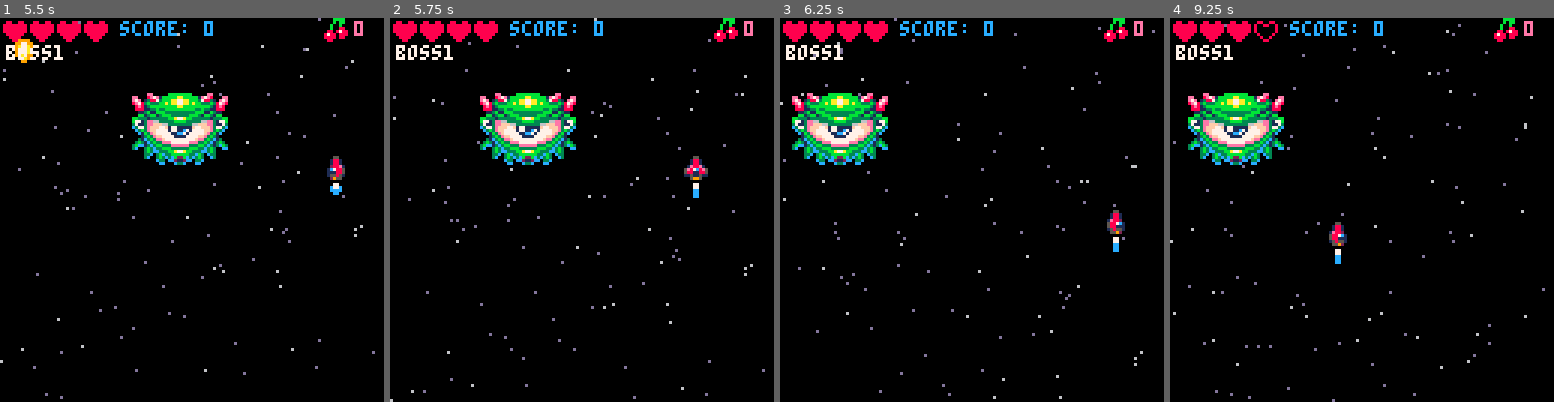
Above: before the commit, frames 1-4 (left to right).
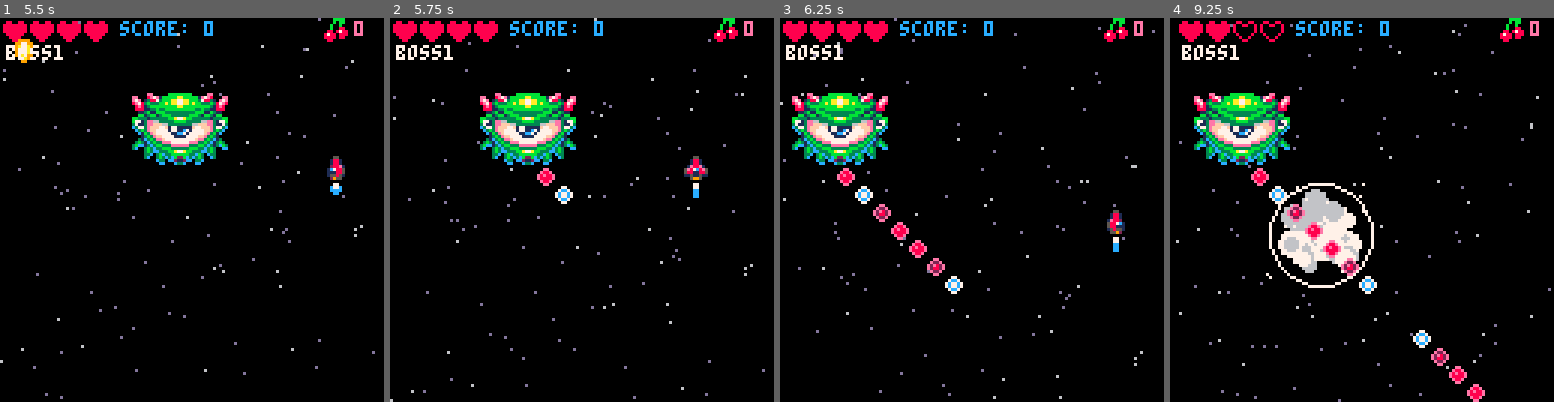
Above: after the commit, the same moments.

Repository: CRBroughton/pico-8-hero
Game: PICO-8 cartridge src/pico-8-hero.p8
The game is run twice, just before and just after one commit, with the same random seed, the same clock (stepped at 60 frames per second) and the same inputs.
Inputs:
- Up to frame 1 (5.5 s): tap X (X key) at 0.33, 1.07, 1.85, 2.97, 4.08, 5.2 s; tap O (Z key) at 0.7, 1.7, 2.1, 2.5, 2.9, 3.3, 3.7, 4.1, 4.5, 4.9, 5.3 s; hold Right 1.6-2.1 s; hold Up 2.15-2.42 s; hold Right 2.47-3.03 s; hold Left 3.08-3.58 s; hold Down 3.63-3.97 s; hold Right 4.02-4.68 s; hold Up 4.73-5.03 s; hold Left from 5.08 s (still down)
- Up to frame 2 (5.75 s): release Left at 5.68 s; tap O (Z key) at 5.7 s; hold Down from 5.73 s (still down)
- Up to frame 3 (6.25 s): release Down at 6.03 s; hold Right from 6.08 s (still down); tap O (Z key) at 6.1 s
- Up to frame 4 (9.25 s): tap X (X key) at 6.32, 7.43, 8.55 s; tap O (Z key) every 0.4 s from 6.5 to 8.9 s; release Right at 6.58 s; hold Right 6.63-7.13 s; hold Up 7.18-7.45 s; hold Right 7.5-8.07 s; hold Left 8.12-8.62 s; hold Down 8.67-9 s; hold Right from 9.05 s (still down)

Frame 1 is identical in both runs. In frame 2, 0.3% of the frame differs, in the area x 38-48%, y 39-49%; in frame 3, 1.0%; in frame 4, 11%, in the area x 0-100%, y 0-100%.

Commit message:
feat(boss): :sparkles: complete phase 1

Diff:
--- a/src/boss.lua
+++ b/src/boss.lua
@@ -10,6 +10,13 @@
         enemy.sx = speed
     end
     -- shooting
+    -- gaps
+    if gametime % 30 > 3 then
+        if gametime % 3 == 0 then
+            fire(enemy, 0, 2)
+        end
+    end
+
 
     -- transition
     debug = "boss1"
--- a/src/bullets.lua
+++ b/src/bullets.lua
@@ -22,10 +22,12 @@
 
     if enemy.boss != true then
         enemy.flash = 4
+        sfx(29)
+    else
+        sfx(34)
     end
 
     add(enemybullets, bullet)
-    sfx(29)
     return bullet
 end
 
